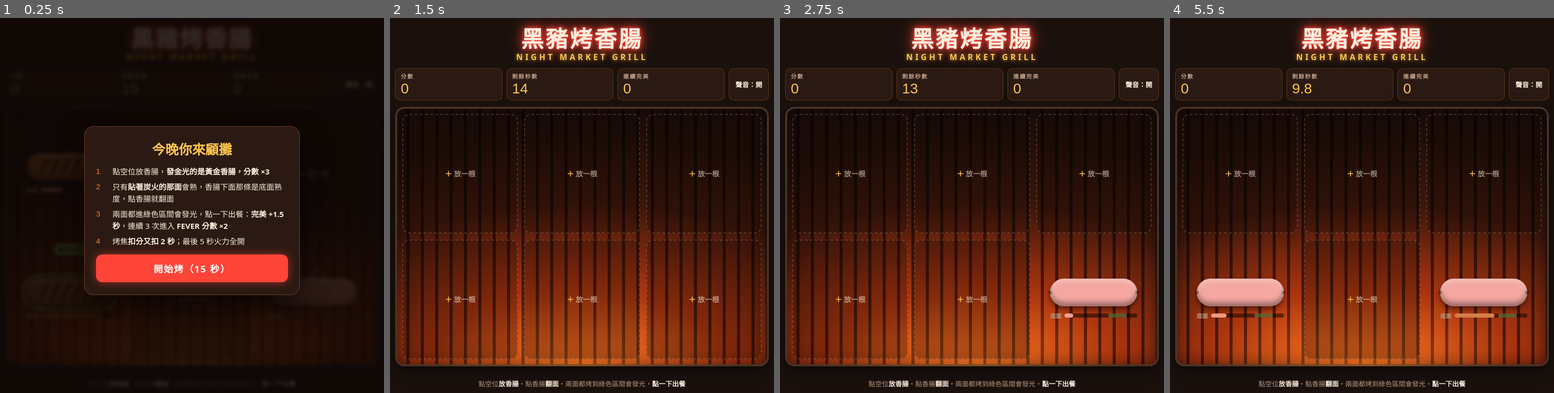
Above: before the commit, frames 1-4 (left to right).
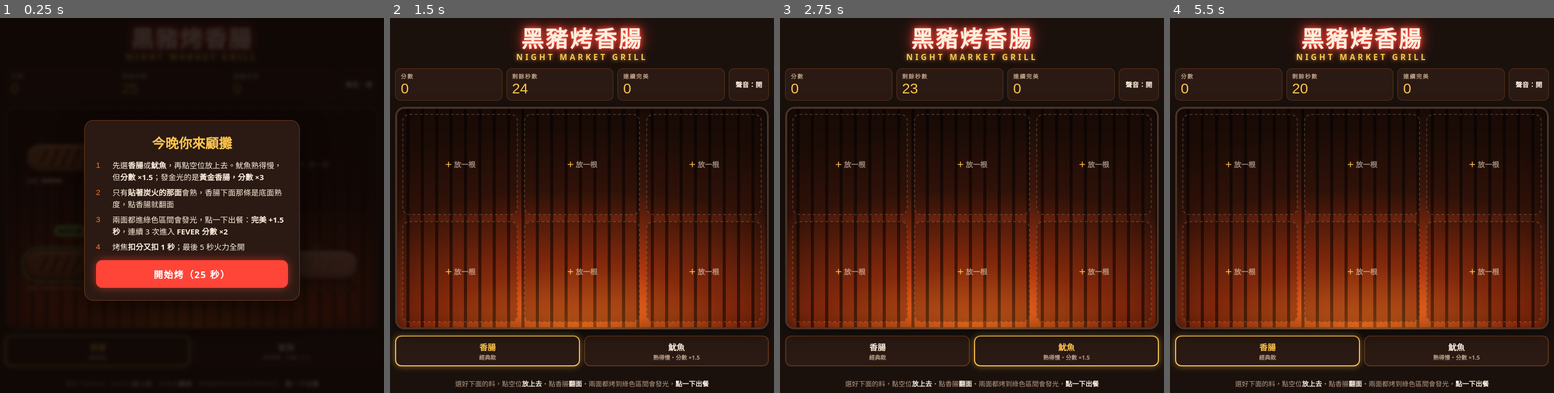
Above: after the commit, the same moments.

Repository: ladyzoe-learn/sausage-game
Game: browser game, page index.html
Two runs of this game, one before a commit and one after it. Both use one fixed random seed, a clock stepped at 60 frames per second and the inputs below.
Inputs (mouse positions are in pixels of both pictures, inside the frame that each line leads up to):
- Up to frame 1 (0.25 s): no input
- Up to frame 2 (1.5 s): click "開始烤（15 秒）" (after the commit: "開始烤（25 秒）") at 0.27 s; hold Down 1.03-1.3 s; tap Space at 1.1 s; hold Down from 1.35 s (still down)
- Up to frame 3 (2.75 s): tap Space at 1.6, 2.1, 2.6 s; release Down at 1.68 s; hold Down 1.73-2 s; click (1068, 351) at 2.02 s, where only the run after the commit has a clickable "魷魚 熟得慢・分數 ×1.5"; hold Down 2.05-2.38 s; hold Down 2.43-2.7 s
- Up to frame 4 (5.5 s): hold Down 2.75-3.08 s; tap Space every 0.5 s from 3.1 to 5.1 s; hold Down 3.13-3.4 s; hold Down 3.45-3.78 s; hold Down 3.83-4.1 s; hold Down 4.15-4.48 s; click (1266, 351) at 4.52 s, where only the run after the commit has a clickable "香腸 經典款"; hold Down 4.53-4.8 s; hold Down 4.85-5.18 s; hold Down from 5.23 s (still down)

The runs differ from the first frame. In frame 1, 9.6% of the frame differs, in the area x 21-91%, y 27-90%; in frame 2, 17%; in frame 3, 19%; in frame 4, 22%, in the area x 0-99%, y 17-99%.

Commit message:
烤香腸大師：25 秒、比較不容易烤焦、新增烤魷魚
- 一局改成 25 秒，熟的速度變慢，剛好區間放寬到 60–88
- 烤焦懲罰減輕為扣 30 分、扣 1 秒
- 新增魷魚：熟得較慢、分數 ×1.5，可在烤架下方切換香腸／魷魚

Co-Authored-By: Claude Opus 5.5 <noreply@anthropic.com>

Diff:
--- a/index.html
+++ b/index.html
@@ -40,7 +40,7 @@
 .app {
   height: 100%;
   display: grid;
-  grid-template-rows: auto auto 1fr auto;
+  grid-template-rows: auto auto 1fr auto auto;
   gap: 12px;
   max-width: 760px;
   margin: 0 auto;
@@ -192,6 +192,59 @@
 .sausage.flip { animation: flip 0.28s ease-out; }
 .sausage.burnt { background: #1b0f0a; }
 
+/* 魷魚：左邊鰭、右邊觸手，身上有切花 */
+.sausage.squid {
+  width: 64%;
+  max-width: 130px;
+  aspect-ratio: 4 / 1.6;
+  border-radius: 48% 22% 22% 48% / 50%;
+  margin-right: 14%;
+}
+.sausage.squid::before { /* 鰭 */
+  left: -16%;
+  width: 26%;
+  height: 130%;
+  border-radius: 0;
+  background: var(--c);
+  clip-path: polygon(0 50%, 100% 0, 100% 100%);
+  filter: brightness(0.92);
+}
+.sausage.squid::after { /* 觸手 */
+  right: -30%;
+  width: 34%;
+  height: 86%;
+  border-radius: 0 40% 40% 0;
+  background: repeating-linear-gradient(180deg, var(--c) 0 5px, transparent 5px 9px);
+}
+.sausage.squid .marks {
+  inset: 16% 10%;
+  background:
+    repeating-linear-gradient(45deg, transparent 0 9px, rgba(60, 22, 8, 0.7) 9px 12px),
+    repeating-linear-gradient(-45deg, transparent 0 9px, rgba(60, 22, 8, 0.7) 9px 12px);
+}
+.sausage.squid.burnt { --c: #1b0f0a; }
+
+/* 選要放什麼 */
+.picker {
+  display: grid;
+  grid-template-columns: 1fr 1fr;
+  gap: 8px;
+}
+.pick {
+  appearance: none;
+  background: var(--coal);
+  color: var(--paper);
+  border: 2px solid rgba(255, 122, 46, 0.25);
+  border-radius: 12px;
+  padding: 8px;
+  font: 900 16px var(--font-body);
+  cursor: pointer;
+  touch-action: manipulation;
+}
+.pick small { display: block; font-size: 11px; font-weight: 700; color: var(--muted); }
+.pick[aria-pressed="true"] { border-color: var(--lantern); box-shadow: 0 0 14px rgba(255, 197, 77, 0.45); color: var(--lantern); }
+.pick:focus-visible { outline: 3px solid var(--lantern); outline-offset: 2px; }
+
 /* 底面熟度條 */
 .under {
   width: 88%;
@@ -211,11 +264,11 @@
   background: rgba(0, 0, 0, 0.5);
   overflow: hidden;
 }
-.bar::before { /* 60–85 剛好區間 */
+.bar::before { /* 60–88 剛好區間 */
   content: "";
   position: absolute;
   left: 60%;
-  width: 25%;
+  width: 28%;
   top: 0;
   bottom: 0;
   background: rgba(143, 209, 106, 0.35);
@@ -476,17 +529,22 @@
 
   <main class="grill" id="grill" aria-label="烤架"><div class="banner" id="banner" aria-live="polite"></div></main>
 
-  <p class="hint">點空位<b>放香腸</b>・點香腸<b>翻面</b>・兩面都烤到綠色區間會發光，<b>點一下出餐</b></p>
+  <section class="picker" aria-label="選要烤什麼">
+    <button class="pick" id="pickSausage" type="button" aria-pressed="true">香腸<small>經典款</small></button>
+    <button class="pick" id="pickSquid" type="button" aria-pressed="false">魷魚<small>熟得慢・分數 ×1.5</small></button>
+  </section>
+
+  <p class="hint">選好下面的料，點空位<b>放上去</b>・點香腸<b>翻面</b>・兩面都烤到綠色區間會發光，<b>點一下出餐</b></p>
 </div>
 
 <div class="overlay" id="startScreen">
   <div class="card">
     <h2 id="startTitle">今晚你來顧攤</h2>
     <ul class="rules">
-      <li data-n="1"><span>點空位放香腸，<b>發金光的是黃金香腸，分數 ×3</b></span></li>
+      <li data-n="1"><span>先選<b>香腸</b>或<b>魷魚</b>，再點空位放上去。魷魚熟得慢，但<b>分數 ×1.5</b>；發金光的是<b>黃金香腸，分數 ×3</b></span></li>
       <li data-n="2"><span>只有<b>貼著炭火的那面</b>會熟，香腸下面那條是底面熟度，點香腸就翻面</span></li>
       <li data-n="3"><span>兩面都進綠色區間會發光，點一下出餐：<b>完美 +1.5 秒</b>，連續 3 次進入 <b>FEVER 分數 ×2</b></span></li>
-      <li data-n="4"><span>烤焦<b>扣分又扣 2 秒</b>；最後 5 秒火力全開</span></li>
+      <li data-n="4"><span>烤焦<b>扣分又扣 1 秒</b>；最後 5 秒火力全開</span></li>
     </ul>
     <button class="go" id="startBtn" type="button">開始烤（15 秒）</button>
   </div>
@@ -511,27 +569,29 @@
 /* ================= 遊戲設定：上課現場可以請 Claude 改這裡 ================= */
 const CFG = {
   shopName: "黑豬烤香腸",   // 招牌上的攤位名稱
-  roundSec: 15,             // 一局幾秒
+  roundSec: 25,             // 一局幾秒
   slots: 6,                 // 烤架上幾個位置
-  rateMin: 15,              // 熟得最慢的速度（每秒）
-  rateMax: 22,              // 熟得最快的速度（每秒）
+  rateMin: 10,              // 熟得最慢的速度（每秒）
+  rateMax: 14,              // 熟得最快的速度（每秒）
   ready: 60,                // 到這個熟度就算熟了
-  perfectMax: 85,           // 超過這個就「有點焦」
+  perfectMax: 88,           // 超過這個就「有點焦」
   burn: 100,                // 到這裡就烤焦
   sweetMin: 68,             // 兩面都落在這個區間＝神準，額外加分
   sweetMax: 78,
   pointsPerfect: 100,
   pointsSweet: 50,
   pointsOk: 30,
-  pointsBurnt: -50,
+  pointsBurnt: -30,
   timePerfect: 1.5,         // 完美出餐加幾秒
-  timeBurnt: 2,             // 烤焦扣幾秒
+  timeBurnt: 1,             // 烤焦扣幾秒
   feverAt: 3,               // 連續完美幾次進入 FEVER（分數 ×2、火變大）
   feverHeat: 1.3,
   rushSec: 5,               // 最後幾秒火力全開
   rushHeat: 1.25,
   goldenChance: 0.15,       // 黃金香腸出現機率
   goldenMult: 3,            // 黃金香腸分數倍率
+  squidRate: 0.85,          // 魷魚熟的速度（香腸的幾倍，比較慢）
+  squidMult: 1.5,           // 魷魚分數倍率
 };
 /* ======================================================================== */
 
@@ -551,11 +611,20 @@
   [85, [150, 74, 34]],
   [100, [45, 24, 16]],
 ];
-function cookColor(v) {
+/* 魷魚：生（半透明白）→ 金黃醬色 → 焦 */
+const SQUID_STOPS = [
+  [0, [238, 230, 218]],
+  [40, [236, 200, 158]],
+  [60, [218, 142, 78]],
+  [85, [160, 82, 40]],
+  [100, [45, 24, 16]],
+];
+function cookColor(v, kind) {
+  const stops = kind === "squid" ? SQUID_STOPS : STOPS;
   v = Math.max(0, Math.min(100, v));
-  for (let i = 1; i < STOPS.length; i++) {
-    const [b, cb] = STOPS[i];
-    const [a, ca] = STOPS[i - 1];
+  for (let i = 1; i < stops.length; i++) {
+    const [b, cb] = stops[i];
+    const [a, ca] = stops[i - 1];
     if (v <= b) {
       const t = (v - a) / (b - a);
       const c = ca.map((x, k) => Math.round(x + (cb[k] - x) * t));
@@ -626,12 +695,23 @@
   slotEls.push(b);
 }
 
+let pickKind = "sausage";
+function setPick(kind) {
+  pickKind = kind;
+  $("pickSausage").setAttribute("aria-pressed", String(kind === "sausage"));
+  $("pickSquid").setAttribute("aria-pressed", String(kind === "squid"));
+}
+$("pickSausage").addEventListener("click", () => setPick("sausage"));
+$("pickSquid").addEventListener("click", () => setPick("squid"));
+
 function newSausage() {
-  const golden = Math.random() < CFG.goldenChance;
+  const kind = pickKind;
+  const golden = kind === "sausage" && Math.random() < CFG.goldenChance;
   return {
+    kind,
     top: 0,
     bottom: 0,
-    rate: (CFG.rateMin + Math.random() * (CFG.rateMax - CFG.rateMin)) * (golden ? 1.2 : 1),
+    rate: (CFG.rateMin + Math.random() * (CFG.rateMax - CFG.rateMin)) * (golden ? 1.2 : 1) * (kind === "squid" ? CFG.squidRate : 1),
     golden,
     burnt: false,
     burntT: 0,
@@ -698,9 +778,12 @@
     el._built = false;
     return;
   }
-  if (!el._built) {
+  const kind = s.kind || "sausage";
+  const name = kind === "squid" ? "魷魚" : "香腸";
+  if (!el._built || el._kind !== kind) {
+    el._kind = kind;
     el.innerHTML =
-      '<div class="sausage"><div class="marks"></div></div>' +
+      `<div class="sausage${kind === "squid" ? " squid" : ""}"><div class="marks"></div></div>` +
       '<div class="under"><span>底面</span><div class="bar"><i></i></div></div>' +
       '<div class="smoke" hidden><span></span><span></span><span></span></div>' +
       '<div class="tag" hidden>點我出餐</div>';
@@ -714,13 +797,13 @@
   el.className = "slot filled" + (ready ? " ready" : "");
   el._saus.classList.toggle("burnt", s.burnt);
   el._saus.classList.toggle("golden", !!s.golden && !s.burnt);
-  el._saus.style.setProperty("--c", cookColor(s.top));
+  el._saus.style.setProperty("--c", cookColor(s.top, kind));
   el._saus.style.setProperty("--m", Math.max(0, Math.min(1, (s.top - 35) / 30)).toFixed(2));
   el._bar.style.setProperty("--w", Math.min(100, s.bottom) + "%");
-  el._bar.style.setProperty("--bc", cookColor(s.bottom));
+  el._bar.style.setProperty("--bc", cookColor(s.bottom, kind));
   el._smoke.hidden = !(s.burnt || s.bottom > CFG.perfectMax);
   el._tag.hidden = !ready;
-  el.setAttribute("aria-label", s.burnt ? "烤焦了" : ready ? "烤好了，點一下出餐" : `香腸：上面 ${Math.round(s.top)}、底面 ${Math.round(s.bottom)}，點一下翻面`);
+  el.setAttribute("aria-label", s.burnt ? "烤焦了" : ready ? "烤好了，點一下出餐" : `${name}：上面 ${Math.round(s.top)}、底面 ${Math.round(s.bottom)}，點一下翻面`);
 }
 
 function floatText(i, text, cls) {
@@ -742,6 +825,7 @@
   } else if (s.top >= CFG.ready && s.bottom >= CFG.ready) {
     const isPerfect = s.top <= CFG.perfectMax && s.bottom <= CFG.perfectMax;
     const golden = s.golden;
+    const squidMult = s.kind === "squid" ? CFG.squidMult : 1;
     let pts, msg, cls;
     if (isPerfect) {
       combo++;
@@ -751,7 +835,7 @@
       if (combo >= CFG.feverAt) mult *= 2;
       pts = CFG.pointsPerfect * mult + (sweet ? CFG.pointsSweet : 0);
       if (golden) pts *= CFG.goldenMult;
-      pts = Math.round(pts);
+      pts = Math.round(pts * squidMult);
       timeLeft += CFG.timePerfect;
       msg = `${sweet ? "神準" : "完美"}！+${pts}`; cls = "good";
       beep(660 * Math.pow(1.06, Math.min(combo, 12)), 0.16, "sine", 0.18, 1320 * Math.pow(1.06, Math.min(combo, 12)));
@@ -760,9 +844,10 @@
       if (combo === CFG.feverAt) banner("FEVER ×2");
       else if (golden) banner("黃金香腸 ×" + CFG.goldenMult);
       else if (combo >= 2) banner(combo + " 連發！");
+      else if (s.kind === "squid") banner("香噴噴魷魚！");
     } else {
       combo = 0;
-      pts = CFG.pointsOk * (golden ? CFG.goldenMult : 1);
+      pts = Math.round(CFG.pointsOk * (golden ? CFG.goldenMult : 1) * squidMult);
       msg = `有點焦 +${pts}`; cls = "meh";
       beep(520, 0.15, "sine", 0.14);
     }
@@ -893,7 +978,7 @@
   { top: 0, bottom: 0, rate: 0, burnt: false, burntT: 0 },
   null,
   { top: 75, bottom: 72, rate: 0, burnt: false, burntT: 0 },
-  null,
+  { kind: "squid", top: 65, bottom: 20, rate: 0, burnt: false, burntT: 0 },
   { top: 40, bottom: 90, rate: 0, burnt: false, burntT: 0 },
 ];
 for (let i = 0; i < CFG.slots; i++) renderSlot(i);
